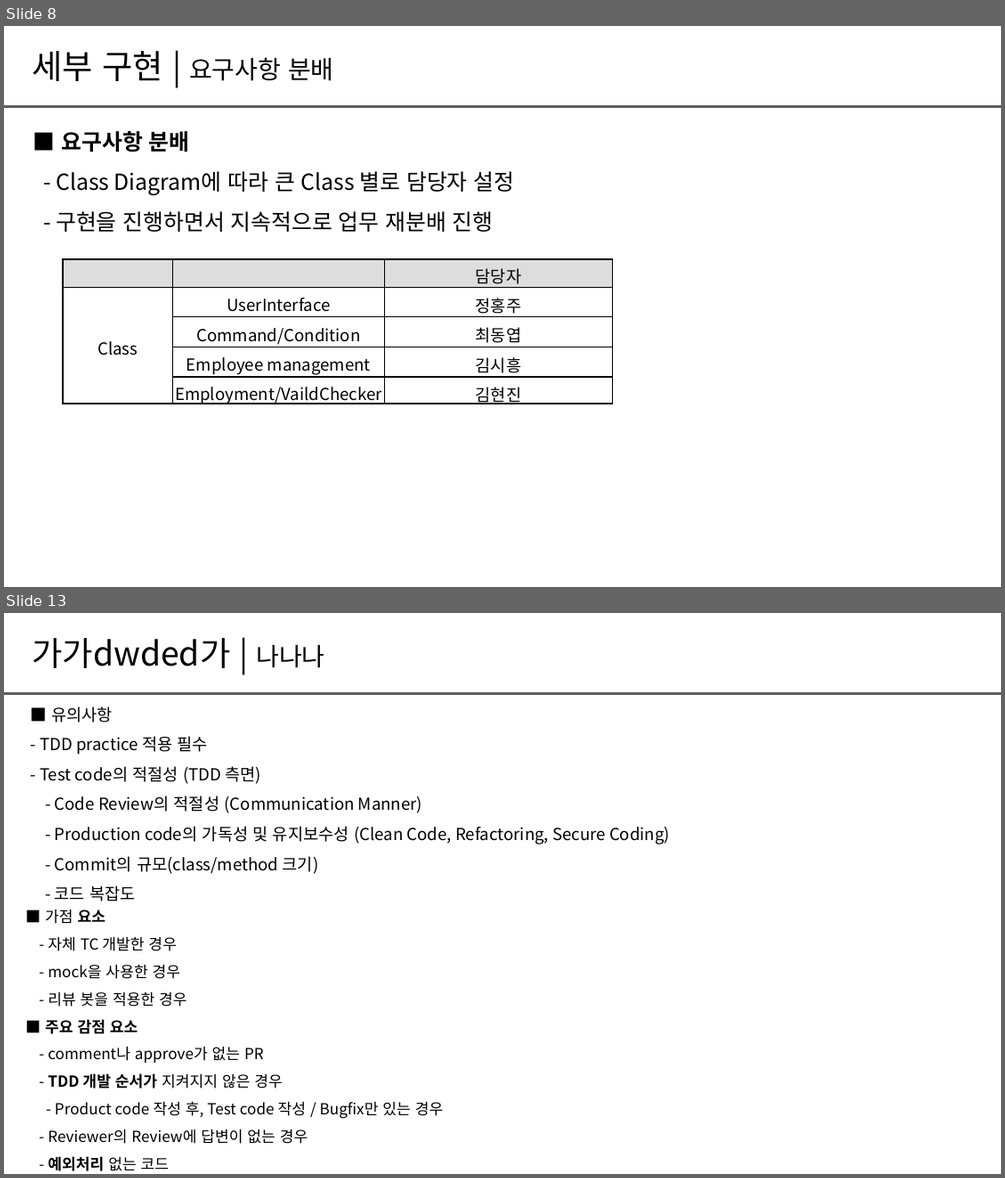
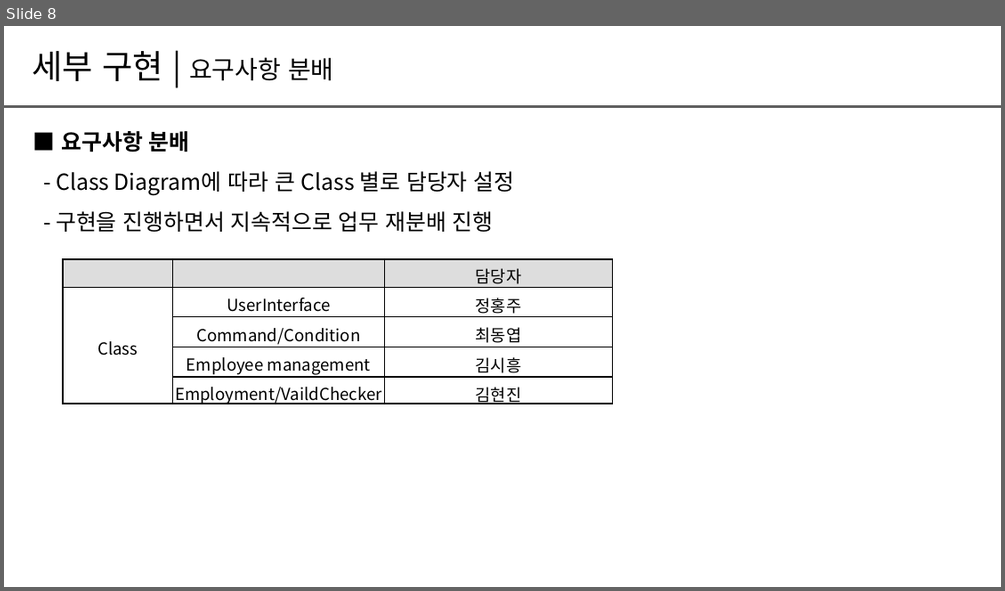
Before and after one commit to dongyub1015/Hit, a slide deck: Doc/CRA팀프로젝트_22년_9차_H팀_Hit.pptx. Shown one above the other, each under a label of ours: slides 8 and 13 before the commit, slide 8 after it; the slides between them are not shown. The pictures are 1005x1178 and 1005x591 pixels, drawn with LibreOffice and Linux fonts; fonts in the diff are those of the drawing. Boxes give left, top, right and bottom in pixels: in the first picture for what was removed or moved away, otherwise in the second. Text is boxed around its words. In the diff, an @@ line names an element or a change of style, - is before the commit and + after.

```diff
--- a/Doc/CRA팀프로젝트_22년_9차_H팀_Hit.pptx
+++ b/Doc/CRA팀프로젝트_22년_9차_H팀_Hit.pptx
@@ slide 13 removed at (4,613,1001,1174), background #FFFFFF @@
@@ text removed at (32,638,324,668) @@
-가가dwded가 | 나나나
@@ line removed from (4, 693) to (1001, 693) @@
@@ text removed at (40,706,670,901) @@
-■ 유의사항
-- TDD practice 적용 필수
-- Test code의 적절성 (TDD 측면)
-- Code Review의 적절성 (Communication Manner)
-- Production code의 가독성 및 유지보수성 (Clean Code, Refactoring, Secure Coding)
-- Commit의 규모(class/method 크기)
-- 코드 복잡도
@@ text removed at (45,909,444,1171) @@
-■ 가점 요소
-- 자체 TC 개발한 경우
-- mock을 사용한 경우
-- 리뷰 봇을 적용한 경우
-■ 주요 감점 요소
-- comment나 approve가 없는 PR
-- TDD 개발 순서가 지켜지지 않은 경우
-- Product code 작성 후, Test code 작성 / Bugfix만 있는 경우
-- Reviewer의 Review에 답변이 없는 경우
-- 예외처리 없는 코드
```
Also in this commit, not shown: 6 slides changed, 2 slides added.
